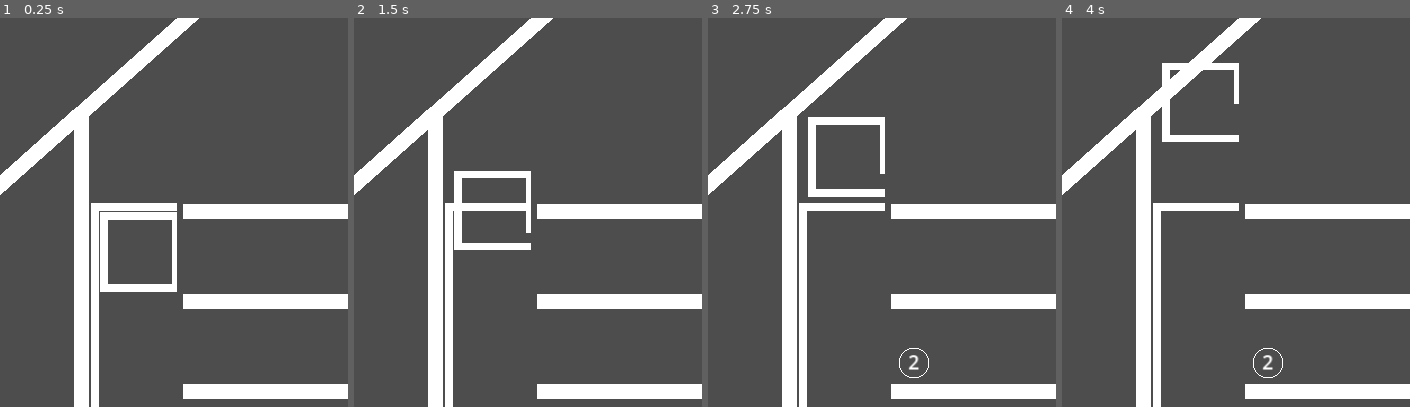
Above: before the commit, frames 1-4 (left to right).
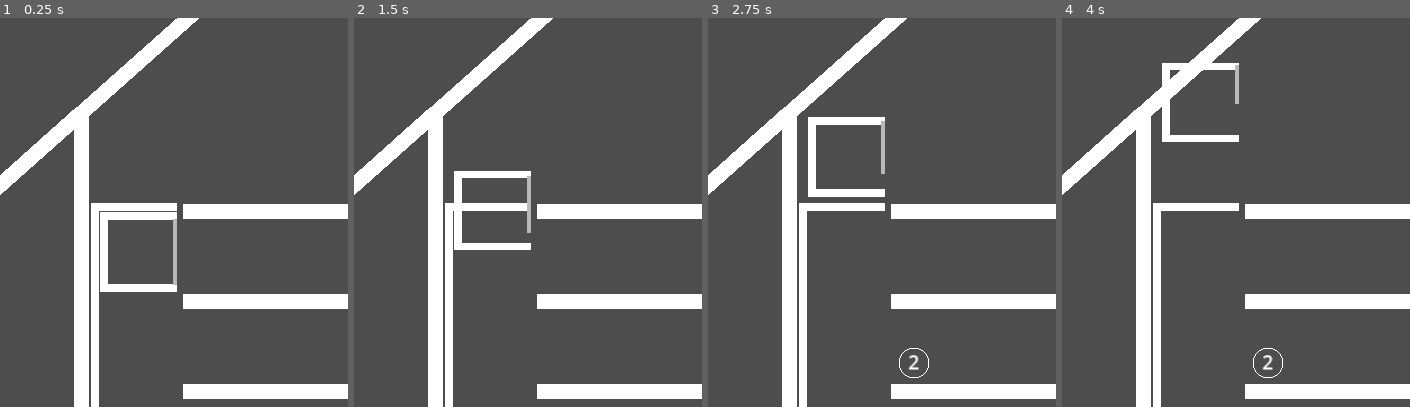
Above: after the commit, the same moments.

Repository: gilad905/elevator-boy
Game: Godot game, scene res://scenes/main.tscn
Same seed, same stepped clock (60 frames per second), same inputs: the game is played once before the commit and once after it.
Inputs:
- Up to frame 1 (0.25 s): no input
- Up to frame 2 (1.5 s): tap Enter at 0.5 s; hold Up (elevator_move_up) 0.53-1.28 s; hold Space (elevator_toggle_door) 0.53-1.28 s; hold Down (elevator_move_down) from 1.28 s (still down); tap Space (elevator_toggle_door) at 1.35 s
- Up to frame 3 (2.75 s): release Down (elevator_move_down) at 2.03 s; hold Up (elevator_move_up) from 2.03 s (still down); hold Space (elevator_toggle_door) from 2.03 s (still down)
- Up to frame 4 (4 s): release Space (elevator_toggle_door) at 2.78 s; tap Space (elevator_toggle_door) at 2.85 s; release Up (elevator_move_up) at 3.53 s; hold Down (elevator_move_down) from 3.53 s (still down); hold Space (elevator_toggle_door) from 3.53 s (still down)
The pictures show only the part of the screen within x 6-56%, y 15-65%; the shares and areas given below are measured in that part.

The runs differ from the first frame. In frame 1, 0.2% of the frame differs, in the area x 49-51%, y 51-69%; in frame 2, 0.2%; in frame 3, 0.2%; in frame 4, 0.1%.
Error in both runs: Attempt to call function 'enter_elevator_next' in base 'null instance' on a null instance. (res://scripts/main.gd:23)

Commit message:
changed some node positions

Diff:
--- a/scenes/main.tscn
+++ b/scenes/main.tscn
@@ -11,10 +11,38 @@
 [node name="Main" type="Node2D"]
 script = ExtResource("1_u3v8c")
 metadata/test = SubResource("GDScript_pim70")
+metadata/_edit_lock_ = true
+
+[node name="ElevatorWrap" type="Node2D" parent="."]
+position = Vector2(94, 206)
+metadata/_edit_lock_ = true
+
+[node name="Shaft" type="Line2D" parent="ElevatorWrap"]
+points = PackedVector2Array(55, 0, 0, 0, 0, 295, 55, 295)
+width = 5.0
+metadata/_edit_lock_ = true
+
+[node name="Elevator" type="Line2D" parent="ElevatorWrap"]
+points = PackedVector2Array(55, 6, 6, 6, 6, 54, 55, 54)
+width = 5.0
+script = ExtResource("4_iffau")
+one_floor_duration_sec = 2
+door_move_duration_sec = 1
+metadata/_edit_lock_ = true
+
+[node name="Door" type="Line2D" parent="ElevatorWrap/Elevator"]
+points = PackedVector2Array(53.5, 8, 53.5, 52)
+width = 3.0
+default_color = Color(0.720467, 0.720468, 0.720467, 1)
+metadata/_edit_lock_ = true
+
+[node name="Persons" type="Node2D" parent="ElevatorWrap/Elevator"]
+metadata/_edit_lock_ = true
 
 [node name="Floors" type="Node2D" parent="."]
 position = Vector2(153, 202)
 script = ExtResource("2_pfc4s")
+metadata/_edit_lock_ = true
 
 [node name="Floor_1" parent="Floors" instance=ExtResource("1_ec1if")]
 position = Vector2(0, 240)
@@ -30,38 +58,15 @@
 
 [node name="Floor_5" parent="Floors" instance=ExtResource("1_ec1if")]
 
+[node name="Building" type="Line2D" parent="."]
+position = Vector2(10, 10)
+points = PackedVector2Array(75, 500, 375, 500, 375, 133, 450, 200, 225, 0, 0, 200, 75, 133, 75, 505)
+metadata/_edit_lock_ = true
+
 [node name="Persons" type="Node" parent="."]
 script = ExtResource("3_ag5il")
 
 [node name="PersonsTimer" type="Timer" parent="Persons"]
 wait_time = 6.0
 
-[node name="ElevatorWrap" type="Node2D" parent="."]
-position = Vector2(94, 206)
-
-[node name="Shaft" type="Line2D" parent="ElevatorWrap"]
-points = PackedVector2Array(55, 0, 0, 0, 0, 295, 55, 295)
-width = 5.0
-metadata/_edit_lock_ = true
-
-[node name="Elevator" type="Line2D" parent="ElevatorWrap"]
-points = PackedVector2Array(55, 6, 6, 6, 6, 54, 55, 54)
-width = 5.0
-script = ExtResource("4_iffau")
-one_floor_duration_sec = 2
-door_move_duration_sec = 1
-metadata/_edit_lock_ = true
-
-[node name="Door" type="Line2D" parent="ElevatorWrap/Elevator"]
-points = PackedVector2Array(53, 8, 53, 52)
-width = 3.0
-metadata/_edit_lock_ = true
-
-[node name="Persons" type="Node2D" parent="ElevatorWrap/Elevator"]
-
-[node name="Building" type="Line2D" parent="."]
-position = Vector2(10, 10)
-points = PackedVector2Array(75, 500, 375, 500, 375, 133, 450, 200, 225, 0, 0, 200, 75, 133, 75, 505)
-metadata/_edit_lock_ = true
-
 [connection signal="timeout" from="Persons/PersonsTimer" to="." method="_on_persons_timer_timeout"]
